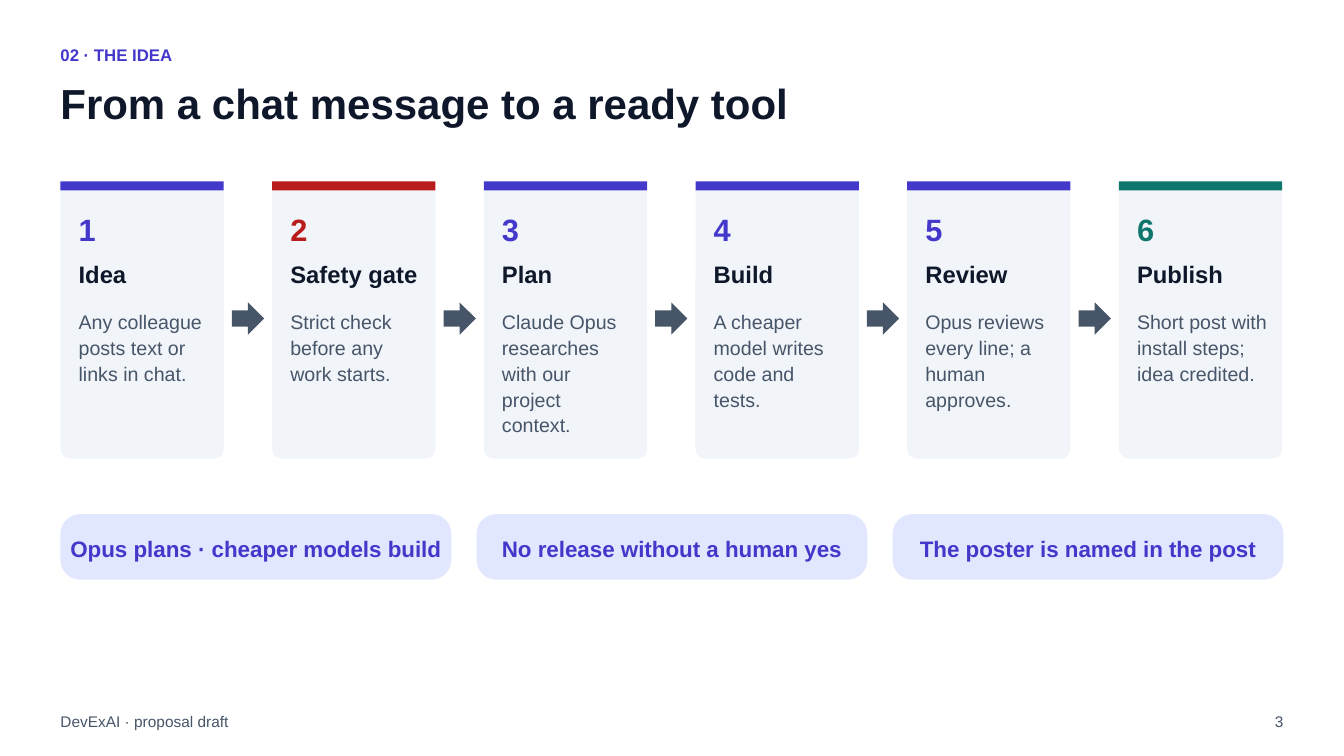
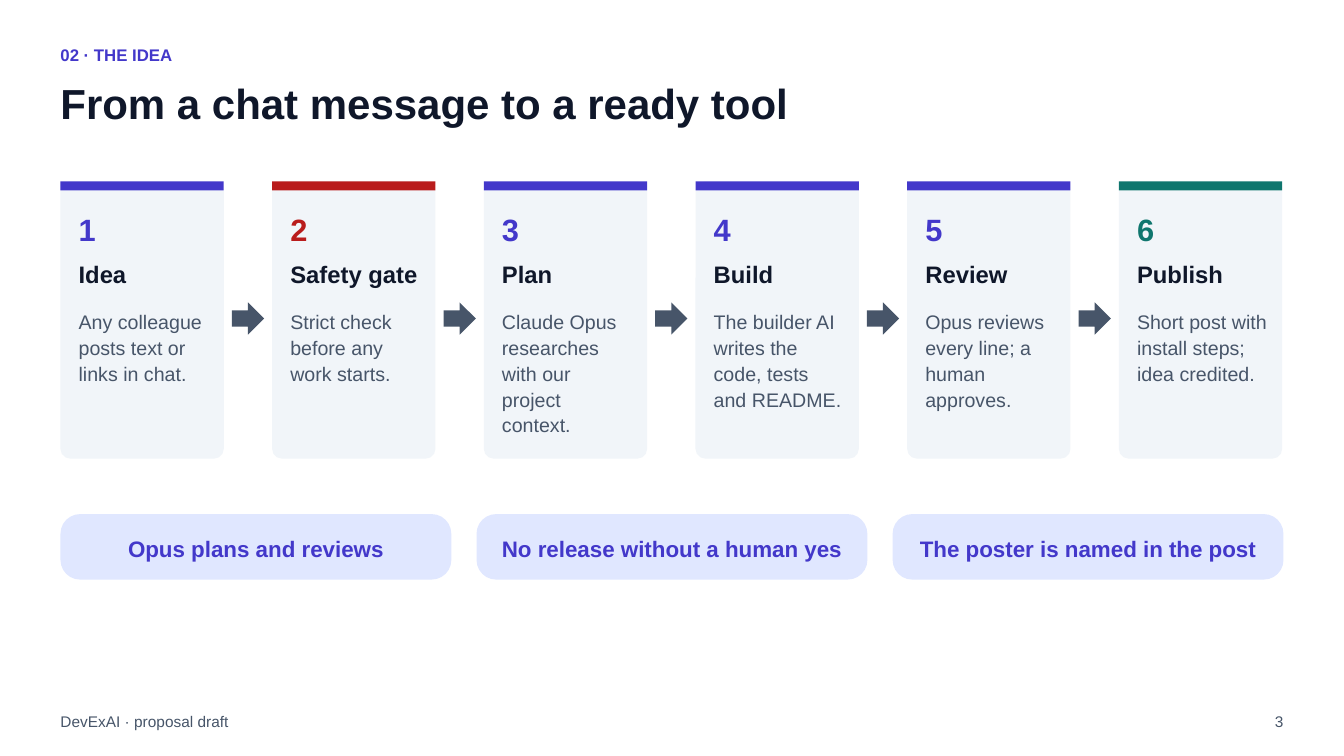
Before and after one commit to raghavsatyadev/DevExAI, a slide deck: slide 3 of DevExAI.pptx. Drawn at 1344x756 pixels with LibreOffice and Linux fonts; fonts in the diff are those of the drawing. Boxes give left, top, right and bottom in pixels: in the first picture for what was removed or moved away, otherwise in the second. Text is boxed around its words. In the diff, an @@ line names an element or a change of style, - is before the commit and + after.

```diff
--- a/DevExAI.pptx
+++ b/DevExAI.pptx
@@ text at bbox=[714, 315, 841, 407]: text changed @@
-A cheaper model writes code and tests.
+The builder AI writes the code, tests and README.
@@ text at bbox=[128, 541, 384, 562]: text changed @@
-Opus plans · cheaper models build
+Opus plans and reviews
```
Also in this commit, not shown: 13 other slides changed, 3 other files.
